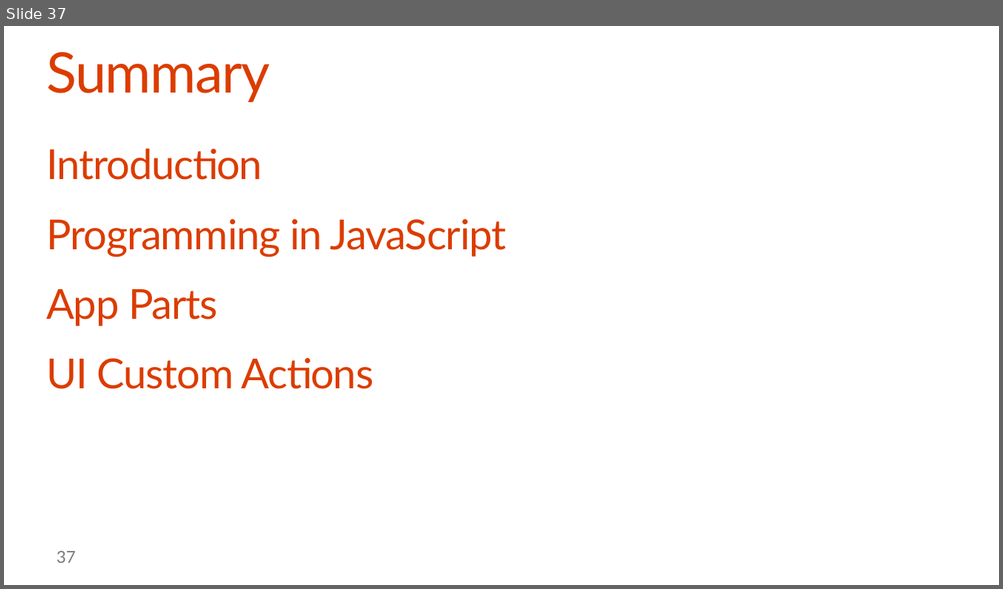
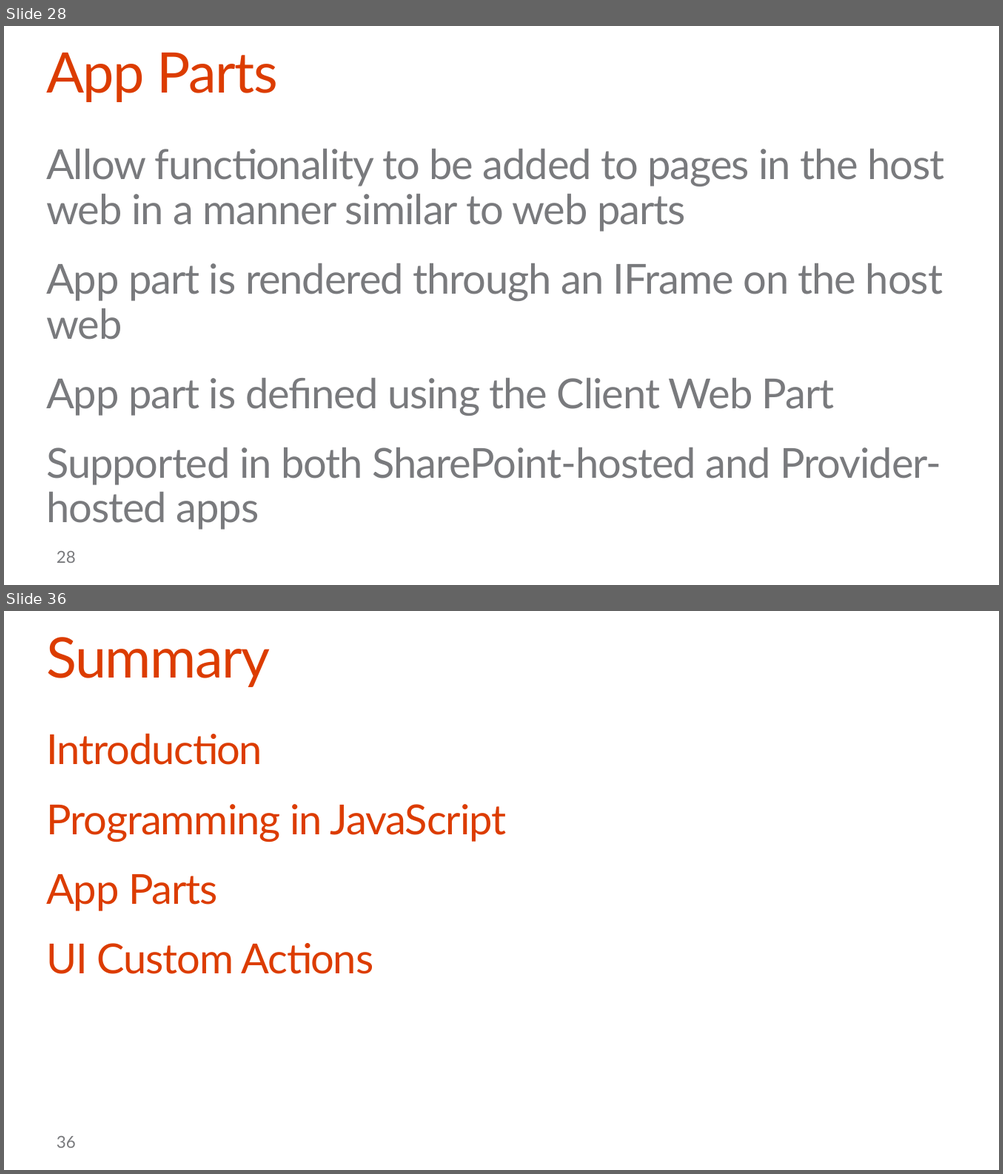
Before and after one commit to OfficeDev/TrainingContent, a slide deck: O3652-5 Deep Dive into SharePoint Hosted Apps/O3652-5 Deep Dive into SharePoint Hosted Apps.pptx. Shown one above the other, each under a label of ours: slide 37 before the commit, slides 28 and 36 after it; the slides between them are not shown. The pictures are 1003x589 and 1003x1174 pixels, drawn with LibreOffice and Linux fonts; fonts in the diff are those of the drawing; background and template pictures are left out. Boxes give left, top, right and bottom in pixels: in the first picture for what was removed or moved away, otherwise in the second. Text is boxed around its words. In the diff, an @@ line names an element or a change of style, - is before the commit and + after.

```diff
--- a/O3652-5 Deep Dive into SharePoint Hosted Apps/O3652-5 Deep Dive into SharePoint Hosted Apps.pptx
+++ b/O3652-5 Deep Dive into SharePoint Hosted Apps/O3652-5 Deep Dive into SharePoint Hosted Apps.pptx
@@ slide 28 added at (4, 26, 999, 585), background #FFFFFF @@
@@ title added at (46, 52, 279, 102), 54 pt, text #DC3C00 @@
+App Parts
@@ text added at (46, 149, 945, 530), 40 pt, text #797A7D @@
+Allow functionality to be added to pages in the host web in a manner similar to web parts
+App part is rendered through an IFrame on the host web
+App part is defined using the Client Web Part
+Supported in both SharePoint-hosted and Provider-hosted apps
@@ page number added at (57, 551, 76, 563), 16 pt, text #797A7D @@
+28
@@ what was slide 37 is now slide 36 @@
@@ page number at (57, 1136, 76, 1148): text changed @@
-37
+36
```
Also in this commit, not shown: 8 slides changed, 12 other slides added, 14 slides removed.
